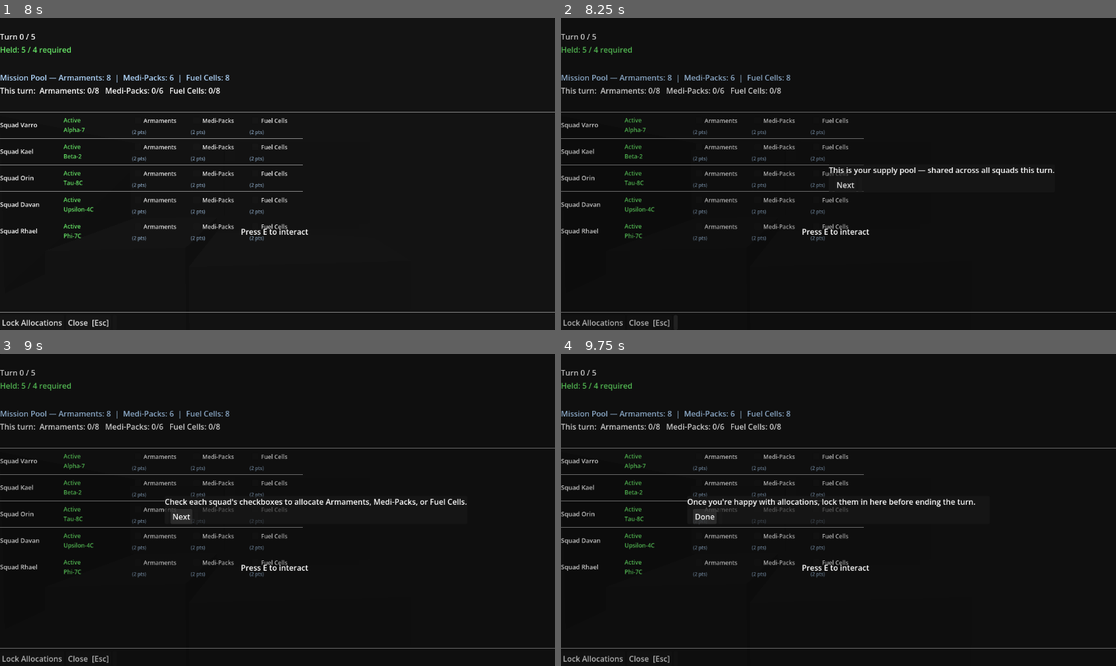
Above: before the commit, frames 1-4 (two rows, left to right).
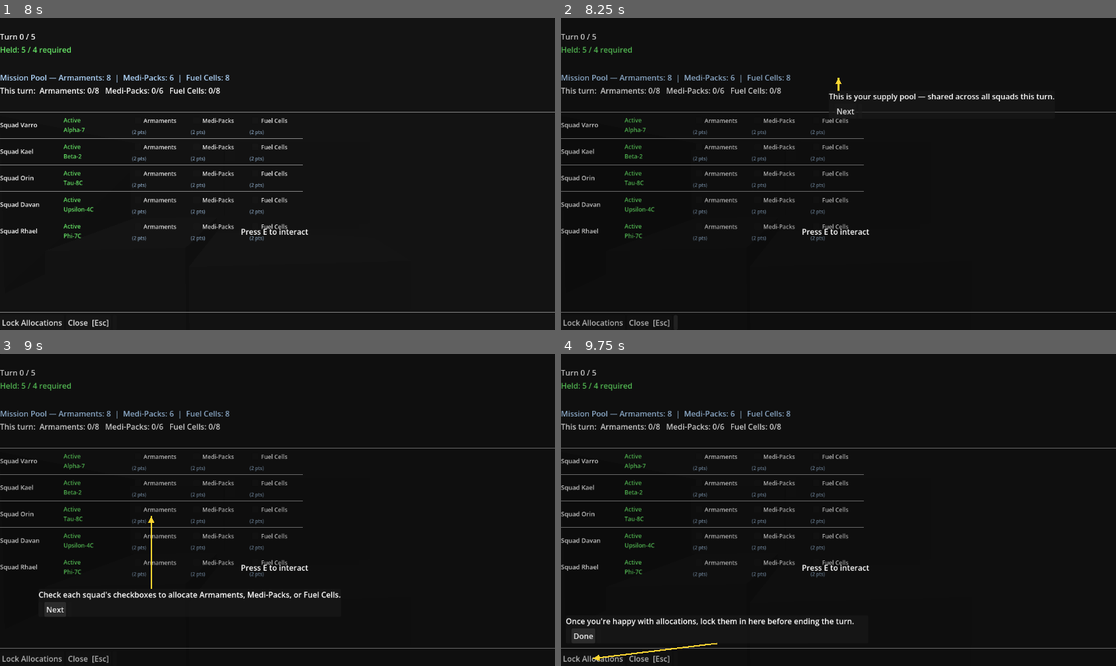
Above: after the commit, the same moments.

Repository: Ant-0verlord/Orbital_Drop
Game: Godot game, scene res://Scenes/Main.tscn
The game is run twice, just before and just after one commit, with the same random seed, the same clock (stepped at 60 frames per second) and the same inputs.
Inputs (mouse positions are in pixels of both pictures, inside the frame that each line leads up to):
- Up to frame 1 (8 s): click "Play" at 0.5 s; tap Enter at 1.25, 2.75, 6.5 s; move the mouse to (271, 180) at 1.27 s; hold E (interact) 1.28-2.03 s; hold W (move_forward) 1.28-3.53 s; click (271, 180) at 1.42 s; tap Space at 2, 3.5 s; move the mouse to (316, 177) at 2.02 s; tap 1 at 2.1, 4.35, 6.6 s; move the mouse to (233, 170) at 2.77 s; tap 5 at 2.85, 5.1, 7.35 s; move the mouse to (283, 174) at 3.52 s; hold A (move_left) 3.53-4.28 s; tap E (interact) at 3.6, 7.25 s; click (283, 174) at 3.67 s; move the mouse to (255, 167) at 4.27 s; hold W (move_forward) 4.28-6.53 s; move the mouse to (305, 174) at 5.02 s; move the mouse to (249, 174) at 5.77 s; hold E (interact) 5.78-6.53 s; click (249, 174) at 5.92 s; move the mouse to (288, 167) at 6.52 s; hold D (move_right) 6.53-7.28 s; move the mouse to (271, 180) at 7.27 s; hold W (move_forward) from 7.28 s (still down)
- Up to frame 2 (8.25 s): release W (move_forward) at 8 s; click (677, 323) at 8 s
- Up to frame 3 (9 s): click "Next" at 8.75 s
- Up to frame 4 (9.75 s): click "Next" at 9.5 s

Frame 1 is identical in both runs. In frame 2, 1.0% of the frame differs, in the area x 48-89%, y 19-56%; in frame 3, 1.7%; in frame 4, 1.7%, in the area x 0-75%, y 45-99%.

Commit message:
Beta tutorial installed on logistics

Diff:
--- a/Scripts/Popups/LogisticsPopup.gd
+++ b/Scripts/Popups/LogisticsPopup.gd
@@ -64,9 +64,9 @@
 
 func _on_help_pressed() -> void:
 	var steps: Array[TutorialStep] = [
-		_step("This is your supply pool — shared across all squads this turn.", ^"PoolLabel"),
-		_step("Check each squad's checkboxes to allocate Armaments, Medi-Packs, or Fuel Cells.", ^"ScrollContainer/SquadContainer"),
-		_step("Once you're happy with allocations, lock them in here before ending the turn.", ^"ButtonRow/LockBtn"),
+		_step("This is your supply pool — shared across all squads this turn.", ^"PanelContainer/VBoxContainer/PoolLabel"),
+		_step("Check each squad's checkboxes to allocate Armaments, Medi-Packs, or Fuel Cells.", ^"PanelContainer/VBoxContainer/ScrollContainer/SquadContainer"),
+		_step("Once you're happy with allocations, lock them in here before ending the turn.", ^"PanelContainer/VBoxContainer/ButtonRow/LockBtn"),
 	]
 	tutorial_overlay.start(steps, self)
 
